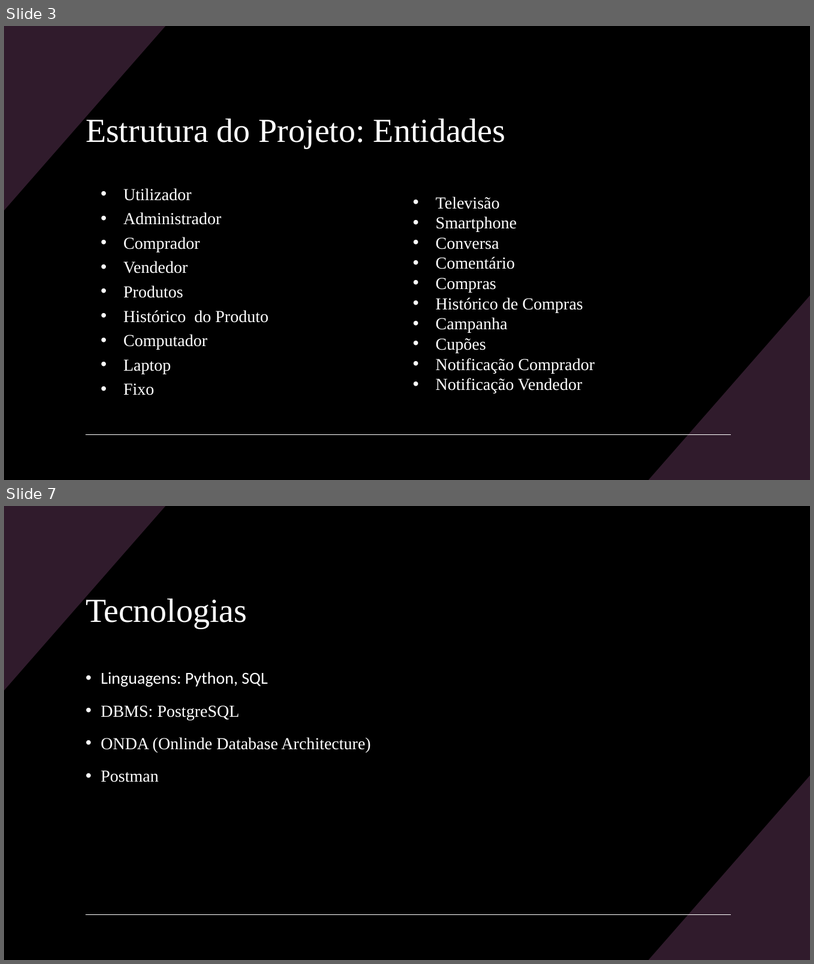
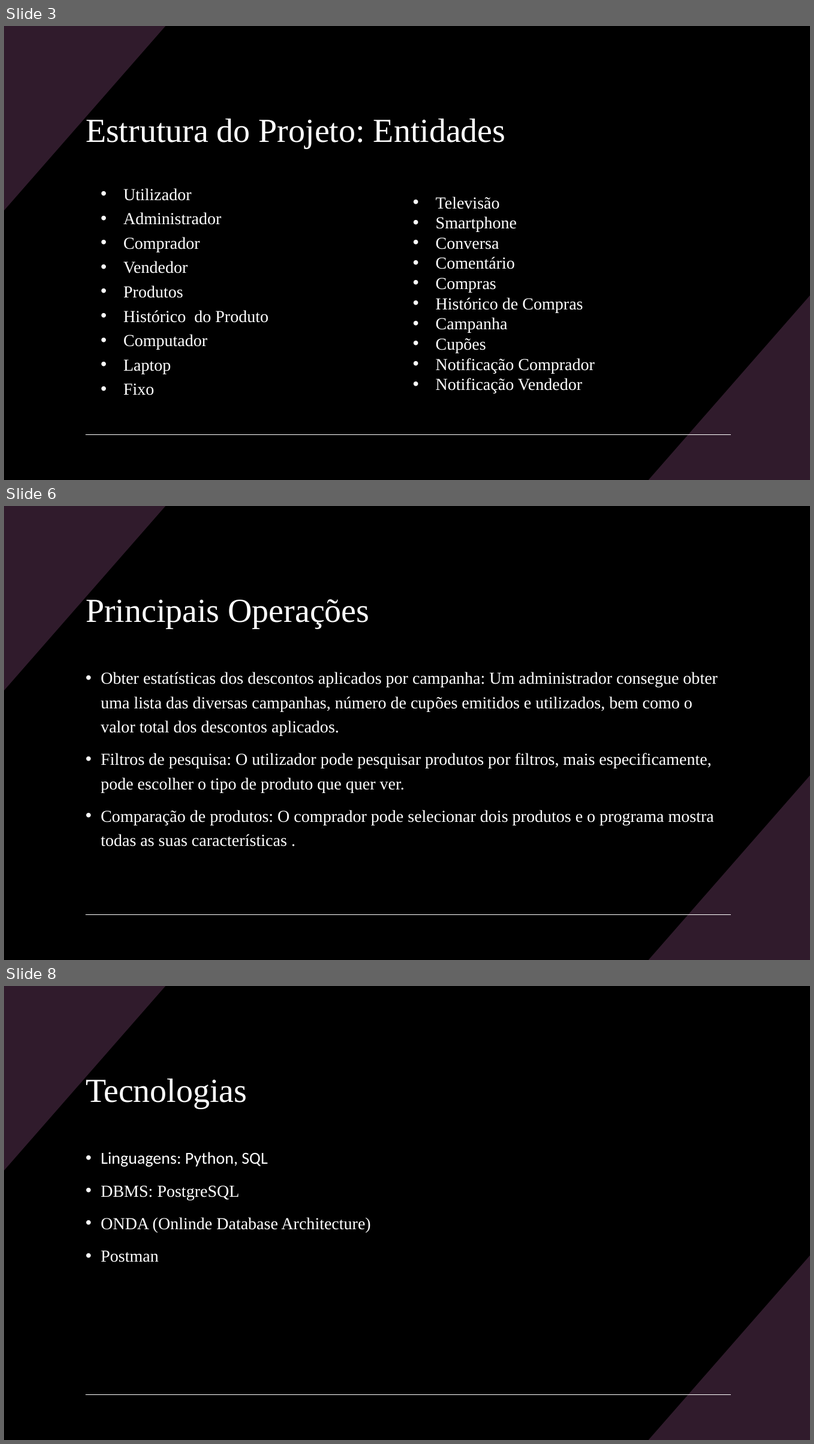
Before and after one commit to Famelgas/Projeto-BD, a slide deck: Diagramas/Apresentação do Projeto.pptx. Shown one above the other, each under a label of ours: slides 3 and 7 before the commit, slides 3, 6 and 8 after it; the slides between them are not shown. The pictures are 814x964 and 814x1444 pixels, drawn with LibreOffice and Linux fonts; fonts in the diff are those of the drawing. Boxes give left, top, right and bottom in pixels: in the first picture for what was removed or moved away, otherwise in the second. Text is boxed around its words. In the diff, an @@ line names an element or a change of style, - is before the commit and + after.

```diff
--- a/Diagramas/Apresentação do Projeto.pptx
+++ b/Diagramas/Apresentação do Projeto.pptx
@@ slide 6 added at <box>4,506,810,960</box>, background #000000; not listed: 3 template elements that a slide beside it also shows @@
@@ title added at <box>86,596,370,628</box>, 40 pt, text #FFFFFF @@
+Principais Operações
@@ text added at <box>101,672,718,846</box>, 20 pt, text #FFFFFF @@
+• Obter estatísticas dos descontos aplicados por campanha: Um administrador consegue obter uma lista das diversas campanhas, número de cupões emitidos e utilizados, bem como o valor total dos descontos aplicados.
+• Filtros de pesquisa: O utilizador pode pesquisar produtos por filtros, mais especificamente, pode escolher o tipo de produto que quer ver.
+• Comparação de produtos: O comprador pode selecionar dois produtos e o programa mostra todas as suas características .
@@ what was slide 7 is now slide 8 @@
```
Also in this commit, not shown: 5 slides changed, 8 other files.
